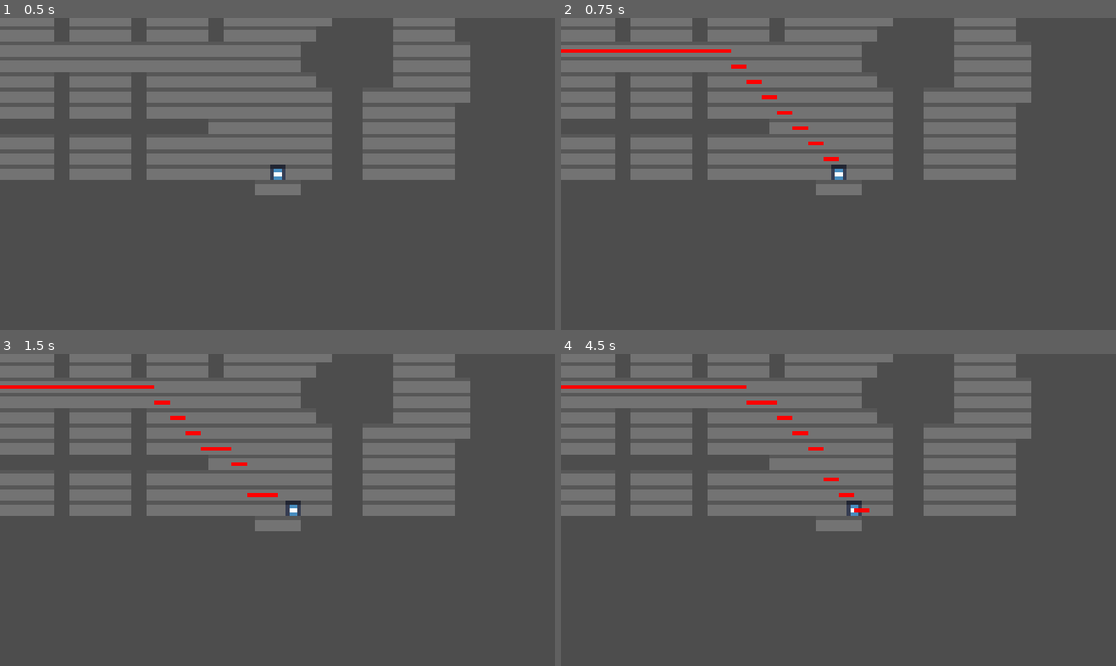
Above: before the commit, frames 1-4 (two rows, left to right).
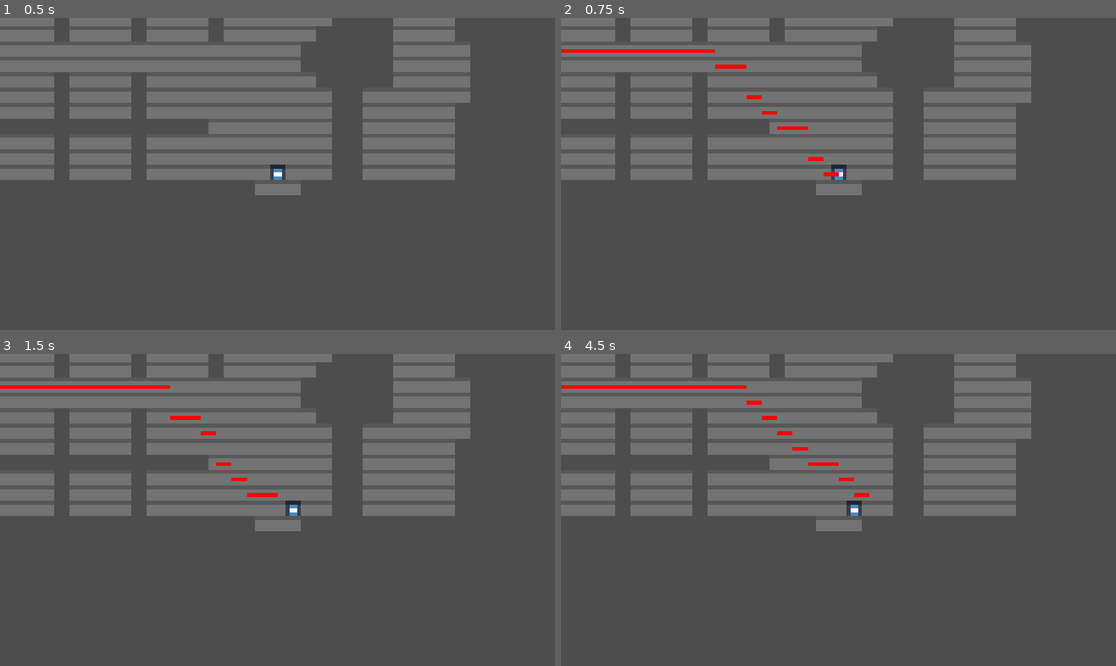
Above: after the commit, the same moments.

Repository: nexcoyocoatl/Projeto_Die_Hard
Game: Godot game, scene res://game.tscn
The game is run twice, just before and just after one commit, with the same random seed, the same clock (stepped at 60 frames per second) and the same inputs. The engine's default icon, where the game draws it, is replaced by a stand-in: a white triangle on a blue panel in a dark square.
Inputs:
- Up to frame 1 (0.5 s): no input
- Up to frame 2 (0.75 s): tap Enter at 0.5 s; hold Right (player_move_right) from 0.53 s (still down)
- Up to frame 3 (1.5 s): tap Space at 1.25 s; release Right (player_move_right) at 1.28 s; hold Down (player_move_down) from 1.28 s (still down)
- Up to frame 4 (4.5 s): tap Enter at 2, 3.5 s; release Down (player_move_down) at 2.03 s; hold Right (player_move_right) 2.03-2.78 s; tap Space at 2.75, 4.25 s; hold Up (player_move_up) 2.78-3.53 s; hold Left (player_move_left) from 3.53 s (still down)

Frame 1 is identical in both runs. In frame 2, 0.4% of the frame differs, in the area x 27-51%, y 10-51%; in frame 3, 0.3%; in frame 4, 0.5%, in the area x 36-56%, y 14-51%.

Commit message:
corrige loop pela region do tilemap

Diff:
--- a/npc.gd
+++ b/npc.gd
@@ -31,8 +31,9 @@
 	for cell in tilemap_layer.get_used_cells():
 		used_cells[cell] = true
 
-	for y in pathfinding_grid.region.size.y:
-		for x in pathfinding_grid.region.size.x:
+	var region : Rect2i = pathfinding_grid.region
+	for y in range(region.position.y, region.position.y + region.size.y):
+		for x in range(region.position.x, region.position.x + region.size.x):
 			var cell : Vector2i = Vector2i(x, y)
 			if !used_cells.has(cell):
 					pathfinding_grid.set_point_solid(cell, true)
